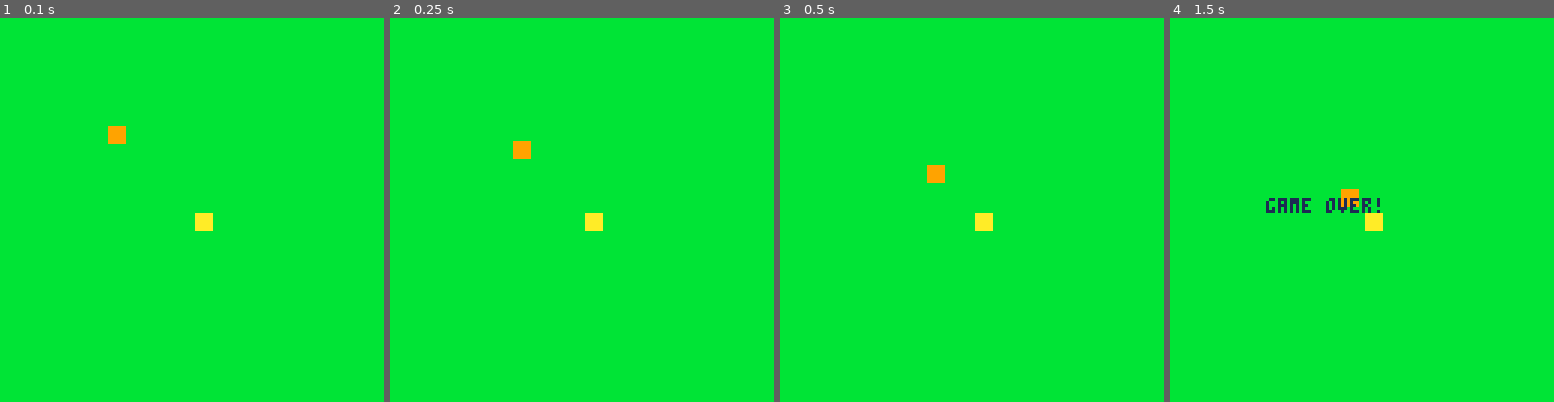
Above: before the commit, frames 1-4 (left to right).
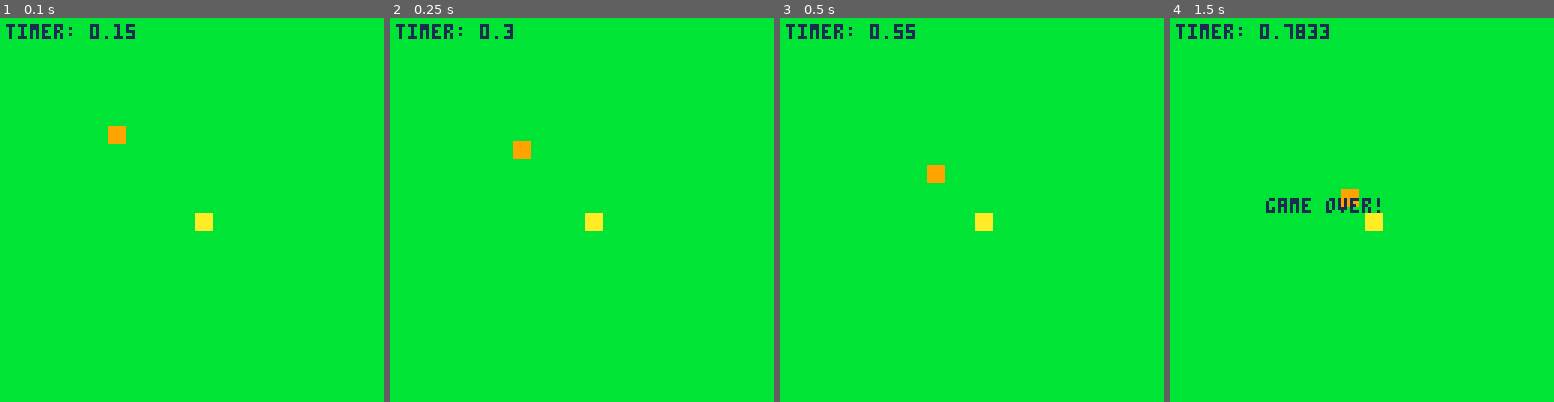
Above: after the commit, the same moments.

Repository: Chrisioo/GDD_Gruppe_1
Game: PICO-8 cartridge gegner_ki_1.p8
Two runs of this game, one before a commit and one after it. Both use one fixed random seed, a clock stepped at 60 frames per second and the inputs below.
Inputs:
- Up to frame 1 (0.1 s): no input
- Up to frame 2 (0.25 s): no input
- Up to frame 3 (0.5 s): no input
- Up to frame 4 (1.5 s): no input

The runs differ from the first frame. In frame 1, 0.5% of the frame differs, in the area x 1-36%, y 1-6%; in frame 2, 0.5%; in frame 3, 0.5%; in frame 4, 0.6%, in the area x 1-42%, y 1-6%.

Commit message:
Timer, kein Random Enemy Movement mehr

Diff:
--- a/gegner_ki_1.p8
+++ b/gegner_ki_1.p8
@@ -15,14 +15,19 @@
     speed = 0.5}
 
 game_over = false
+game_over_timer = 0
 
 function _draw()
     cls(11)
     spr(player.sprite, player.x, player.y)
     spr(enemy.sprite, enemy.x, enemy.y)
 
-    if game_over then
+    if not game_over then
+        print("timer: " .. time(), 2, 2, 1)
+        game_over_timer = time()
+    else
         print("game over!", 32, 60, 1)
+        print("timer: " .. game_over_timer, 2, 2, 1)
     end
 end
 
@@ -39,7 +44,6 @@
         if btn(2) then player.y = player.y - player.speed end
         if btn(3) then player.y = player.y + player.speed end
 
-        --_enemy_random_movement()
         _enemy_follow_player()
 
         if (player.x < 0 or player.x > 127) then
@@ -62,17 +66,6 @@
 function _obstacle_collision(x1, x2, y1, y2)
     return abs(x1 - x2) < 8 and abs(y1 - y2) < 8
 end
-
---function _enemy_random_movement()
---    enemy.x = enemy.x + (rnd(3) - 1) * enemy.speed
---    enemy.y = enemy.y + (rnd(3) - 1) * enemy.speed
---    if (enemy.x < 0 or enemy.x > 127) then
---        enemy.x = (enemy.x + 127) % 128
---    end
---    if (enemy.y < 0 or enemy.y > 127) then
---        enemy.y = (enemy.y + 127) % 128
---    end
---end
 
 function _enemy_follow_player()
     local dx = player.x - enemy.x
